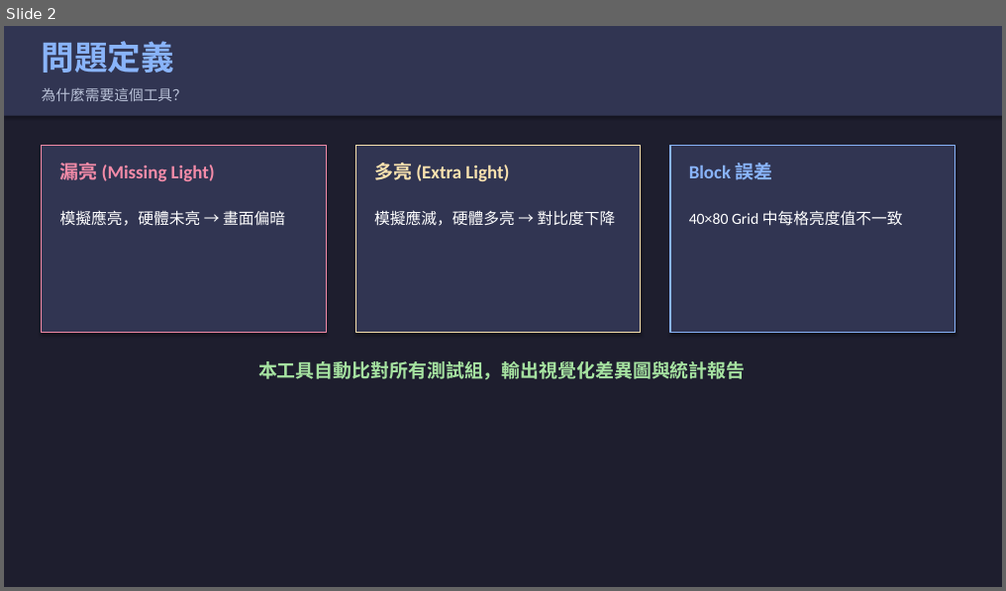
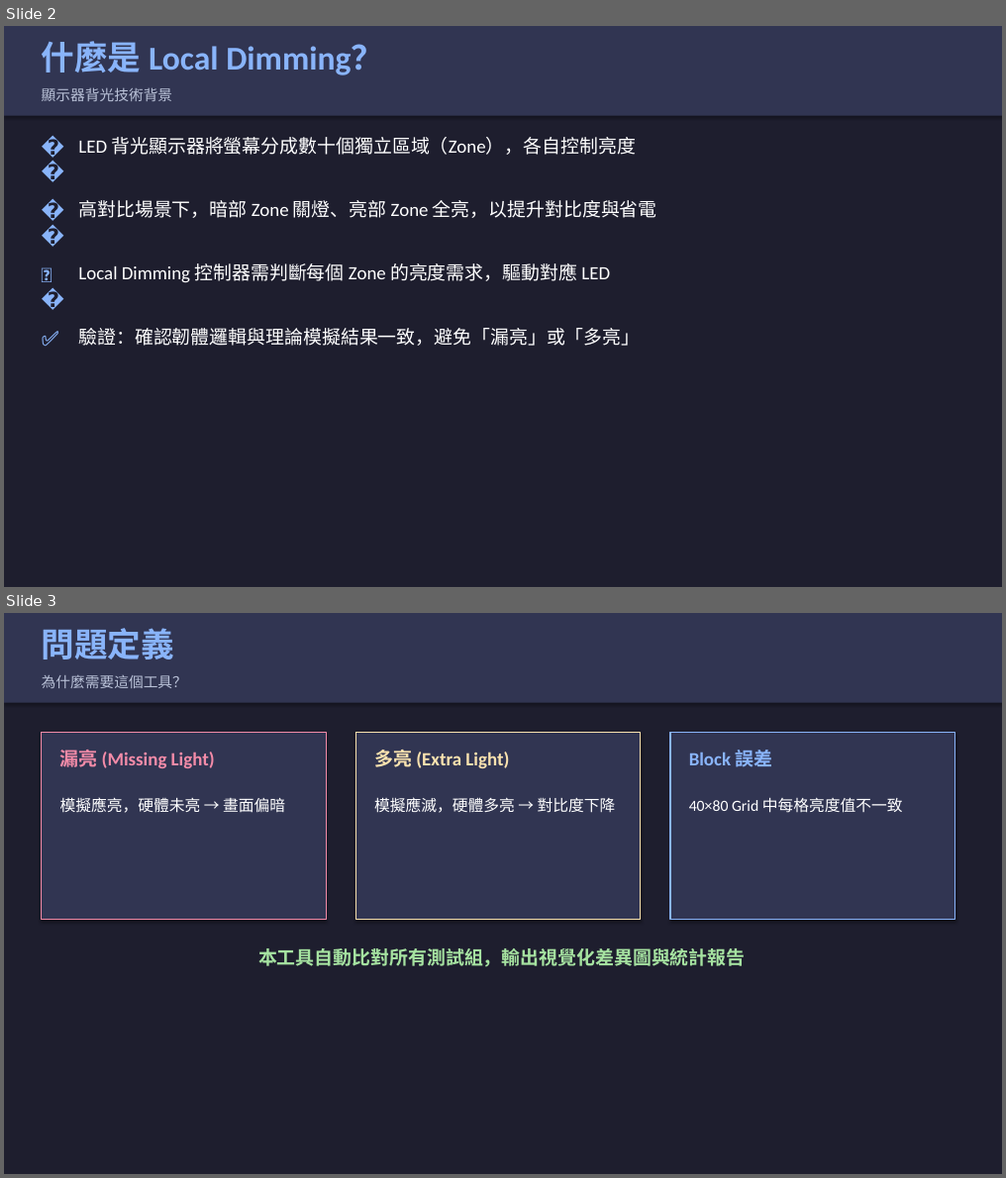
Before and after one commit to 1245eric/local-dimming-validator, a slide deck: local_dimming_intro.pptx. Shown one above the other, each under a label of ours: slide 2 before the commit, slides 2 and 3 after it. The pictures are 1006x591 and 1006x1178 pixels, drawn with LibreOffice and Linux fonts; fonts in the diff are those of the drawing. Boxes give left, top, right and bottom in pixels: in the first picture for what was removed or moved away, otherwise in the second. Text is boxed around its words. In the diff, an @@ line names an element or a change of style, - is before the commit and + after.

```diff
--- a/local_dimming_intro.pptx
+++ b/local_dimming_intro.pptx
@@ slide 2 added at [4, 26, 1002, 587], background #1E1E2E @@
@@ rectangle added at [4, 26, 1002, 116], fill #313552 @@
@@ text added at [42, 41, 384, 76], 32 pt, text #89B4FA, bold @@
+什麼是 Local Dimming？
@@ text added at [42, 87, 173, 101], 14 pt, text #BAC2D8 @@
+顯示器背光技術背景
@@ text added at [34, 131, 63, 183], 20 pt, text #89B4FA, bold @@
+💡
@@ text added at [78, 137, 636, 155], 18 pt, text #FFFFFF @@
+LED 背光顯示器將螢幕分成數十個獨立區域（Zone），各自控制亮度
@@ text added at [34, 194, 63, 247], 20 pt, text #89B4FA, bold @@
+🎯
@@ text added at [78, 200, 657, 218], 18 pt, text #FFFFFF @@
+高對比場景下，暗部 Zone 關燈、亮部 Zone 全亮，以提升對比度與省電
@@ text added at [34, 258, 63, 310], 20 pt, text #89B4FA, bold @@
+🔧
@@ text added at [78, 264, 610, 283], 18 pt, text #FFFFFF @@
+Local Dimming 控制器需判斷每個 Zone 的亮度需求，驅動對應 LED
@@ text added at [34, 322, 63, 374], 20 pt, text #89B4FA, bold @@
+✅
@@ text added at [78, 328, 640, 346], 18 pt, text #FFFFFF @@
+驗證：確認韌體邏輯與理論模擬結果一致，避免「漏亮」或「多亮」
@@ what was slide 2 is now slide 3 @@
```
Also in this commit, not shown: 4 slides changed, 3 other slides added, 2 other files.
